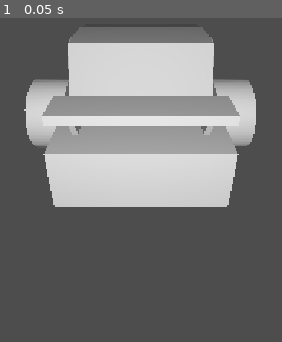
Above: before the commit, frame 1.
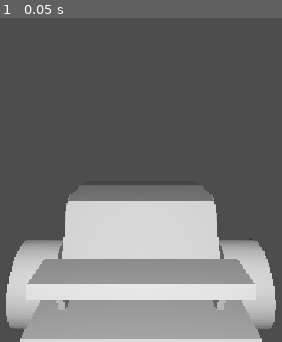
Above: after the commit, the same moment.

Repository: FlameFreezer/170.3
Game: Godot game, scene res://scenes/ControlCarTest.tscn
Same seed, same stepped clock (60 frames per second), same inputs: the game is played once before the commit and once after it. This scene is started directly instead of the project's main scene.
Inputs:
- Up to frame 1 (0.05 s): no input

The runs differ from the first frame. In frame 1, 70% of the frame differs, in the area x 2-98%, y 2-100%.

Commit message:
WIP

Diff:
--- a/Scripts/Car/car.gd
+++ b/Scripts/Car/car.gd
@@ -2,10 +2,14 @@
 
 @onready var _transmission: Transmission = $Transmission
 @onready var _motor: Motor = $Transmission/Motor
+@onready var _rear_wheels: RearWheel = $"Transmission/Rear Wheels"
+
+## TODO: get this from the wheels
+@export var wheel_radius: float
 
 # Called when the node enters the scene tree for the first time.
 func _ready() -> void:
-	pass # Replace with function body.
+	linear_velocity = Vector3.FORWARD * _rear_wheels.rpm * wheel_radius
 
 
 # Called every frame. 'delta' is the elapsed time since the previous frame.
--- a/scenes/ControlCarTest.tscn
+++ b/scenes/ControlCarTest.tscn
@@ -5,10 +5,11 @@
 [node name="ControlCarTest" type="Node3D" unique_id=1954701207]
 
 [node name="Camera3D" type="Camera3D" parent="." unique_id=443055352]
-transform = Transform3D(1, 0, 0, 0, 0.87323093, 0.4873066, 0, -0.4873066, 0.87323093, 0, 2.5529737, 4.8613276)
+transform = Transform3D(1, 0, 0, 0, 0.99989295, -0.0146300495, 0, 0.0146300495, 0.99989295, 0, 2.5529737, 4.8613276)
 
 [node name="Car" parent="." unique_id=1020874637 instance=ExtResource("1_rling")]
 gravity_scale = 0.0
+wheel_radius = 1.0
 
 [node name="OmniLight3D" type="OmniLight3D" parent="." unique_id=756413518]
 transform = Transform3D(1, 0, 0, 0, 1, 0, 0, 0, 1, 0, 2.81693, 6.514984)
